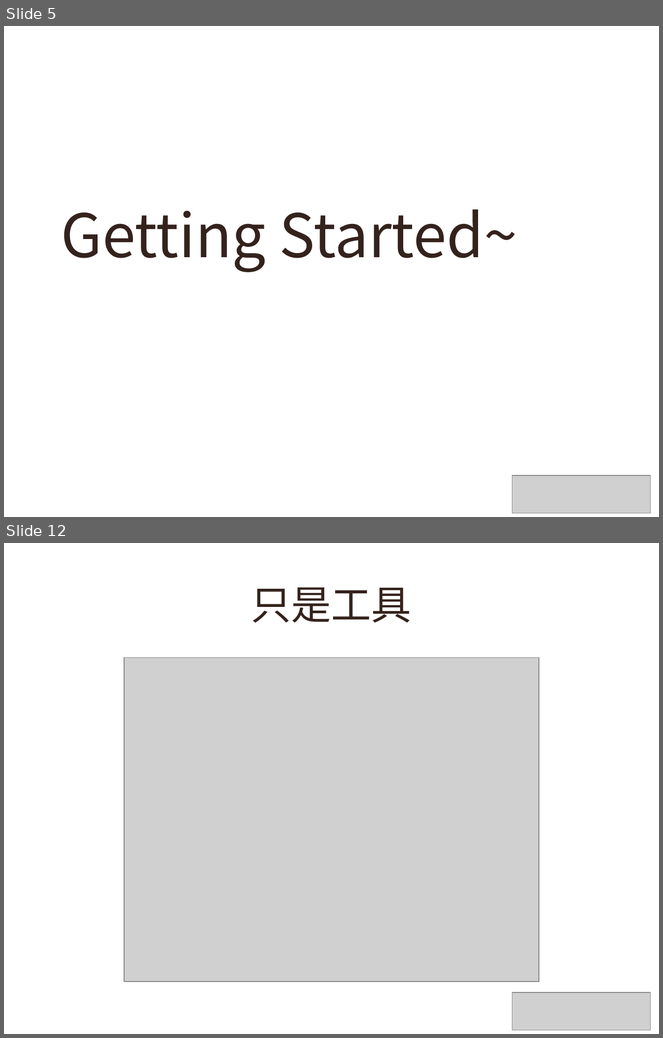
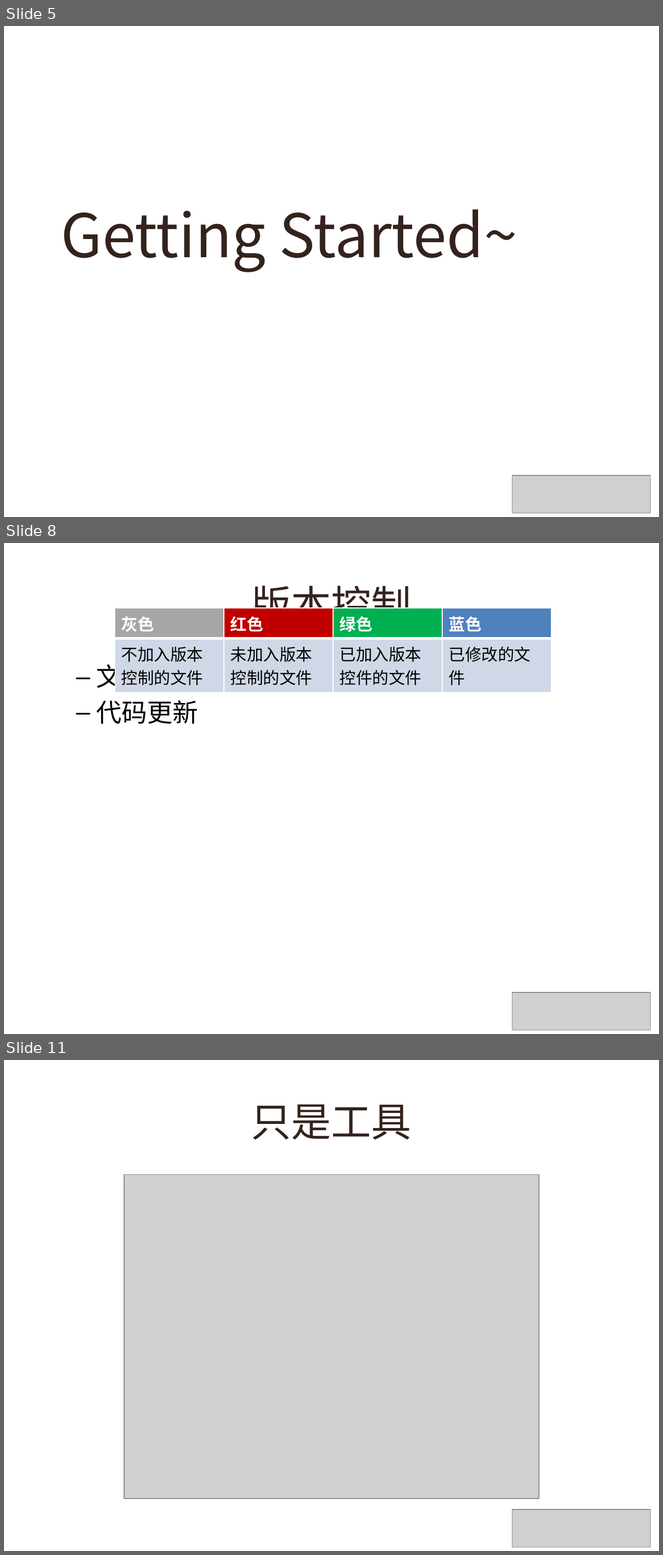
Before and after one commit to lynzz/myshare, a slide deck: 201311/webstorm.pptx. Shown one above the other, each under a label of ours: slides 5 and 12 before the commit, slides 5, 8 and 11 after it; the slides between them are not shown. The pictures are 663x1038 and 663x1555 pixels, drawn with LibreOffice and Linux fonts; fonts in the diff are those of the drawing; grey boxes stand for pictures; background and template pictures are left out. Boxes give left, top, right and bottom in pixels: in the first picture for what was removed or moved away, otherwise in the second. Text is boxed around its words. In the diff, an @@ line names an element or a change of style, - is before the commit and + after.

```diff
--- a/201311/webstorm.pptx
+++ b/201311/webstorm.pptx
@@ slide 8 added at bbox=[4, 543, 659, 1034], background picture (left out) @@
@@ title added at bbox=[252, 579, 412, 629], 44 pt, text #34221C @@
+版本控制
@@ table added at bbox=[115, 608, 553, 688], 2 rows, 4 columns @@
+灰色 | 红色 | 绿色 | 蓝色
+不加入版本控制的文件 | 未加入版本控制的文件 | 已加入版本控件的文件 | 已修改的文件
@@ text added at bbox=[97, 661, 376, 724], 28 pt, text #000000 @@
+  – 文件字体颜色代表的意思
+  – 代码更新
@@ picture added at bbox=[513, 993, 651, 1030] @@
@@ what was slide 12 is now slide 11 @@
```
Also in this commit, not shown: 2 slides changed, 3 other slides added, 5 slides removed.
